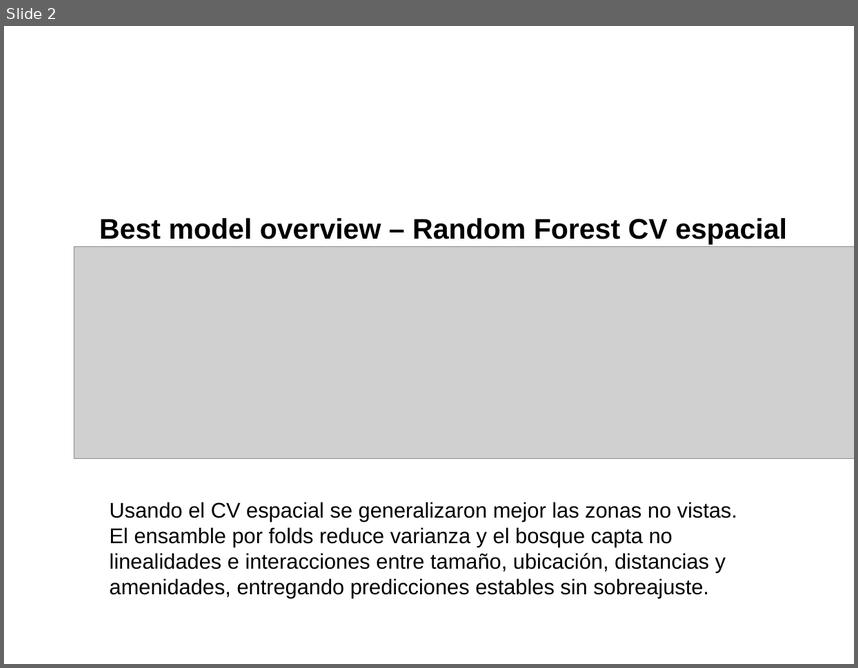
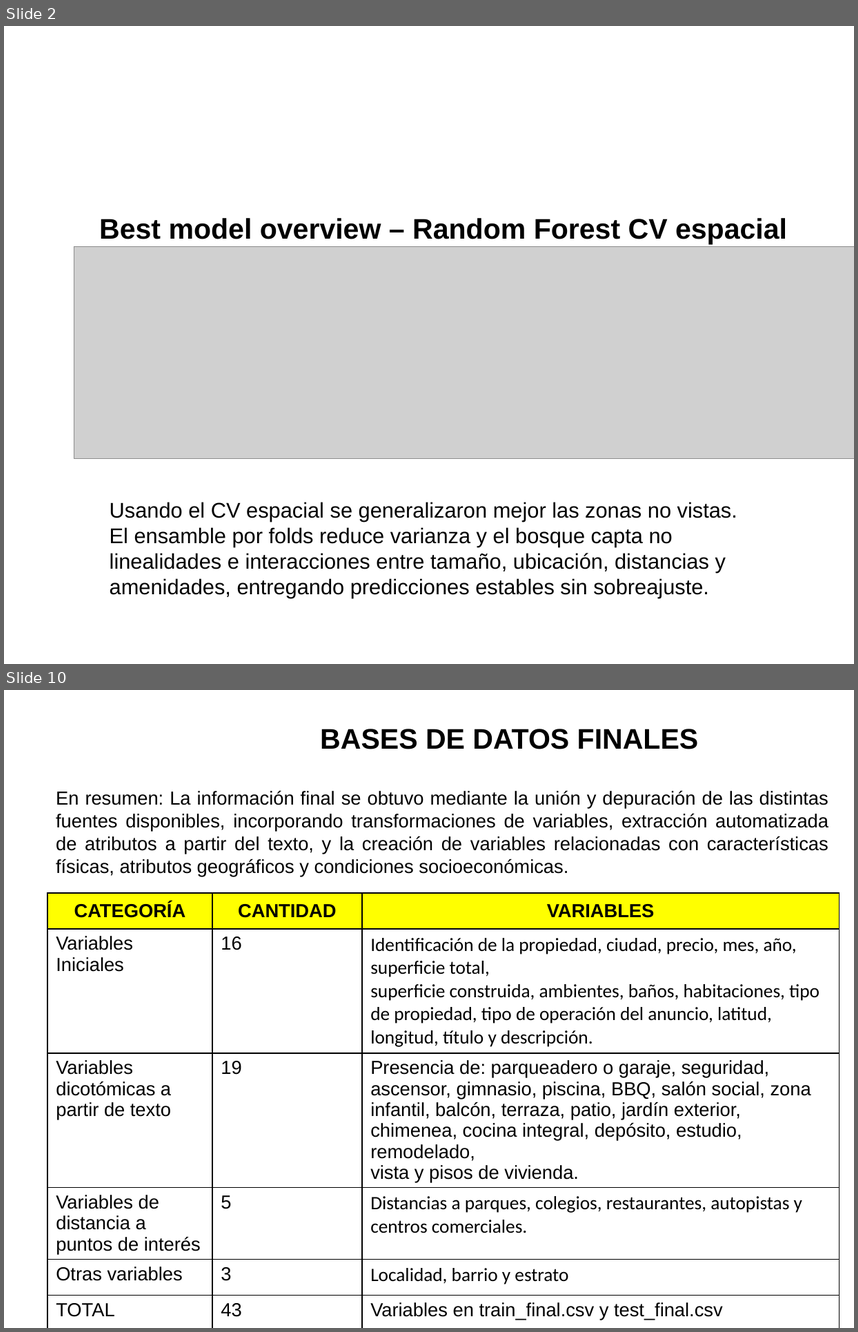
Before and after one commit to zoliverot/Taller3_Making-Money-with-ML, a slide deck: reports/slides/data_equipo_08.pptx. Shown one above the other, each under a label of ours: slide 2 before the commit, slides 2 and 10 after it; the slides between them are not shown. The pictures are 858x668 and 858x1332 pixels, drawn with LibreOffice and Linux fonts; fonts in the diff are those of the drawing; grey boxes stand for pictures; background and template pictures are left out. Boxes give left, top, right and bottom in pixels: in the first picture for what was removed or moved away, otherwise in the second. Text is boxed around its words. In the diff, an @@ line names an element or a change of style, - is before the commit and + after.

```diff
--- a/reports/slides/data_equipo_08.pptx
+++ b/reports/slides/data_equipo_08.pptx
@@ slide 10 added at bbox=[4, 690, 854, 1328], background picture (left out) @@
@@ title added at bbox=[320, 729, 699, 749], 24 pt, text #000000, bold @@
+BASES DE DATOS FINALES
@@ text added at bbox=[56, 791, 829, 877], 16 pt, text #000000 @@
+En resumen: La información final se obtuvo mediante la unión y depuración de las distintas fuentes disponibles, incorporando transformaciones de variables, extracción automatizada de atributos a partir del texto, y la creación de variables relacionadas con características físicas, atributos geográficos y condiciones socioeconómicas.
@@ table added at bbox=[47, 892, 839, 1323], 6 rows, 3 columns @@
+CATEGORÍA | CANTIDAD | VARIABLES
+Variables Iniciales | 16 | Identificación de la propiedad, ciudad, precio, mes, año, superficie total, / superficie construida, ambientes, baños, habitaciones, tipo de propiedad, tipo de operación del anuncio, latitud, longitud, título y descripción.
+Variables dicotómicas a partir de texto | 19 | Presencia de: parqueadero o garaje, seguridad, ascensor, gimnasio, piscina, BBQ, salón social, zona infantil, balcón, terraza, patio, jardín exterior, chimenea, cocina integral, depósito, estudio, remodelado, / vista y pisos de vivienda.
+Variables de distancia a puntos de interés | 5 | Distancias a parques, colegios, restaurantes, autopistas y centros comerciales.
+Otras variables | 3 | Localidad, barrio y estrato
+TOTAL | 43 | Variables en train_final.csv y test_final.csv
```
Also in this commit, not shown: 10 other slides added.
